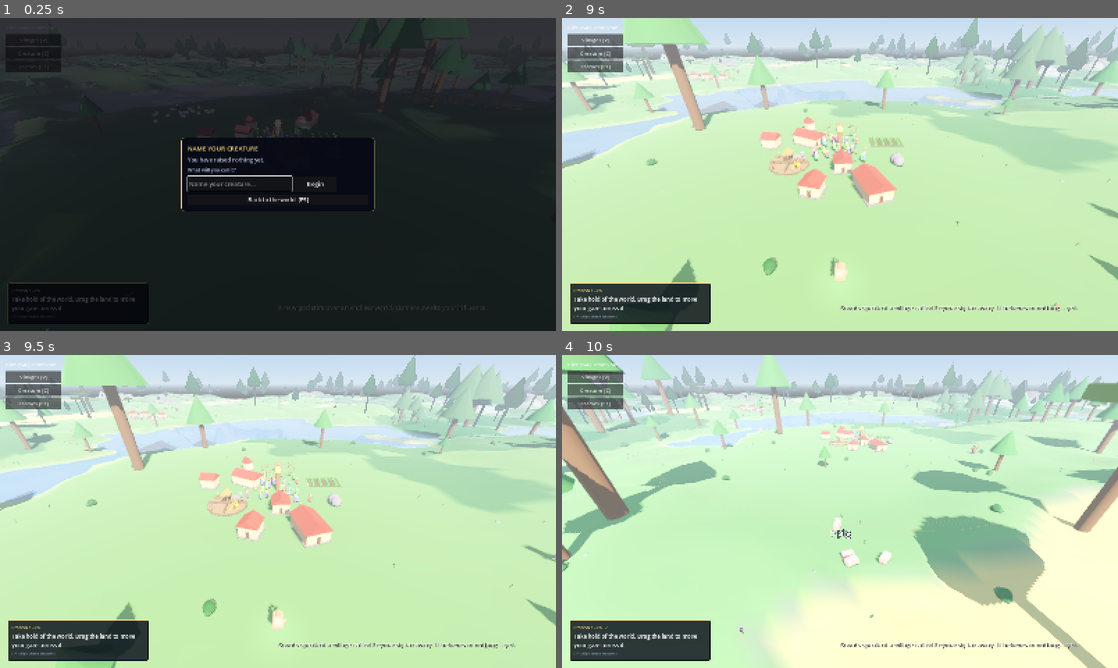
Above: before the commit, frames 1-4 (two rows, left to right).
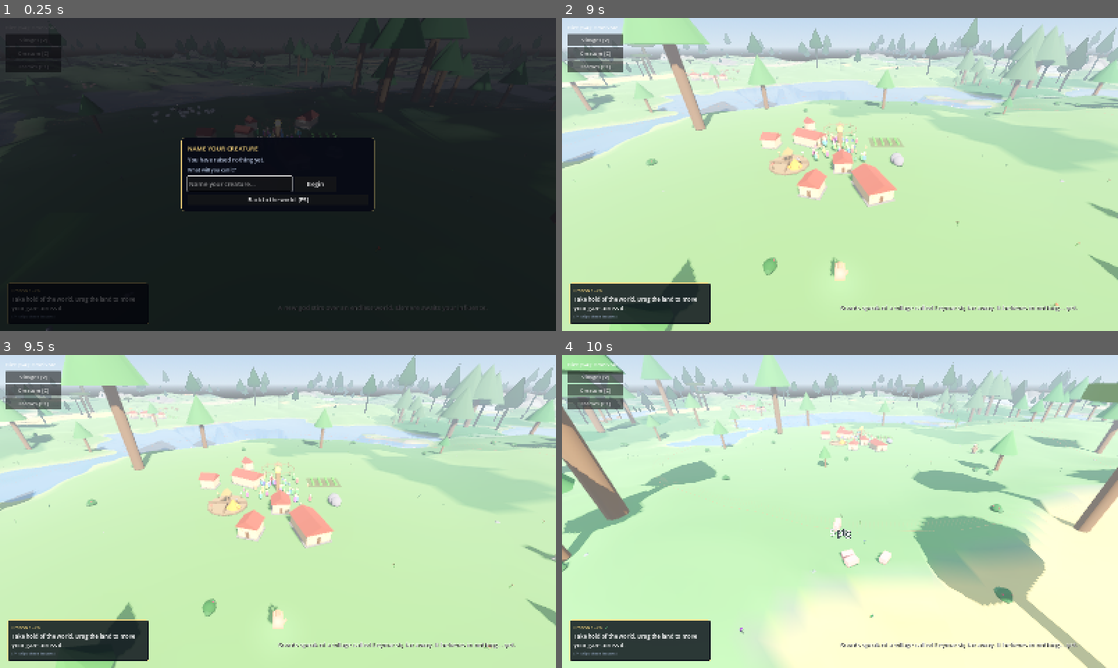
Above: after the commit, the same moments.

Repository: tjloman/tjloman
Game: Godot game, scene res://scenes/main.tscn
Two runs of this game, one before a commit and one after it. Both use one fixed random seed, a clock stepped at 60 frames per second and the inputs below.
Inputs (mouse positions are in pixels of both pictures, inside the frame that each line leads up to):
- Up to frame 1 (0.25 s): no input
- Up to frame 2 (9 s): click "Begin" at 0.5 s; click "Begin" at 1.25 s; click "Creature [C]" at 2 s; click "Frames [F7]" at 2.75 s; click "Villages [V]" at 3.5 s; click "Back to the world [F5]" at 4.25 s; tap Enter at 5, 6.5, 8 s; move the mouse to (962, 158) at 5.02 s; hold Right 5.03-5.75 s; hold S (cam_back) 5.03-5.75 s; click (962, 158) at 5.17 s; tap Space at 5.75, 7.25 s; drag from (728, 190) to (812, 237) at 5.77 s; move the mouse to (895, 105) at 6.52 s; hold Right 6.53-7.25 s; hold A (cam_left) 6.53-7.25 s; drag from (812, 237) to (673, 127) at 7.27 s; move the mouse to (1006, 221) at 8.02 s; hold Left 8.03-8.75 s; hold Q (cam_rotate_left) 8.03-8.75 s; click "Begin" at 8.75 s
- Up to frame 3 (9.5 s): no input
- Up to frame 4 (10 s): drag from (673, 464) to (756, 433) at 9.52 s

The runs differ from the first frame. In frame 2, 0.1% of the frame differs, in the area x 28-53%, y 19-49%; in frame 3, 0.1%; in frame 4, less than 0.1%.

Commit message:
Storehouse piles scale with fullness instead of rebuilding
The storehouse showed one mesh per unit, up to twelve a quarter, and on
every deposit, meal and withdrawal freed all of them and built them again
at fresh random spots: up to 48 nodes of churn and 48 draws, flickering
all day in the middle of every town.

Each quarter now has two fixed meshes, placed once. The pile grows with
the stock (from 30% of its size), and at half of FULL (120) the heaped
mesh takes over, staying until the stock falls to 40% so a town at the
line does not flick between them. Stock changes only ever write a scale
or a visibility flag.

All eight meshes are baked once for every storehouse, primitives welded
together with their UVs pinned to one cell of a shared 2x2 palette
texture (grain, meat, lumber, stone): one material, at most four draws
a storehouse. Hover still reads the exact counts.

tools/storehouse.py: 2000 changes at the heap line, 96,000 node rebuilds
before and none after; 46 heap swaps against 234 without the hysteresis;
checks break-tested. tri_budget declares the welded copies it cannot see.

Co-Authored-By: Claude Opus 5.5 <noreply@anthropic.com>
Claude-Session: https://claude.ai/code/session_01NqBKfyc5c6bViy6kUi2S7P

Diff:
--- a/scripts/world/food_store.gd
+++ b/scripts/world/food_store.gd
@@ -11,13 +11,34 @@
 ## resource-shaped that comes to rest on the platform is absorbed back in.
 
 const PLATFORM_RADIUS := 3.4
-const MAX_SHOWN := 12  # per resource; hover for exact counts
 const WITHDRAW_BUNDLE := 10  # units pulled per grab (a whole armful)
 
 const GRAIN_COLOR := Color(0.9, 0.6, 0.2)
 const MEAT_COLOR := Color(0.72, 0.22, 0.18)
 const LUMBER_COLOR := Color(0.55, 0.4, 0.25)
 const STONE_COLOR := Color(0.55, 0.54, 0.56)
+
+## WHAT THE PILES SHOW: how full each quarter is, and nothing more exact —
+## the hover gives the count. It used to show one mesh per unit, up to twelve
+## a quarter, freed and rebuilt at fresh random spots on EVERY deposit and
+## every meal: forty-eight nodes of churn and forty-eight draws, flickering
+## all day in the middle of every town. Now each quarter is two fixed meshes
+## that only ever change scale or visibility.
+##
+## A quarter's pile grows as it fills, and at HEAP_AT of FULL the heaped mesh
+## takes over. It stays heaped until the stock falls to HEAP_UNTIL, so a town
+## eating and banking right at the line does not flick between the two.
+const FULL := 120
+const HEAP_AT := 0.5
+const HEAP_UNTIL := 0.4
+## How big the growing pile starts, as a share of its size at HEAP_AT.
+const SMALLEST := 0.3
+## Where each quarter's pile stands: grain, meat, lumber, stone — the order of
+## the palette cells, and of the counts in `_show_stock`.
+const QUARTERS: Array[Vector3] = [
+	Vector3(1, 0, 1), Vector3(-1, 0, 1), Vector3(-1, 0, -1), Vector3(1, 0, -1)]
+const PILE_FROM_MIDDLE := 1.9
+const FLOOR_TOP := 0.35
 
 
 ## WHAT IT TAKES TO PULL THIS DOWN BY FORCE, against a villager's hundred.
@@ -31,6 +52,12 @@
 ## same minute and a half as a hut. See Kindling.tick.
 const MOST_HEALTH := 700.0
 
+## ONE MATERIAL for every pile in every town: a 2x2 texture, one texel a
+## resource, and each pile's UVs pinned to its own texel. Baked once.
+static var _palette: StandardMaterial3D = null
+static var _grow_mesh: Array[Mesh] = []
+static var _heap_mesh: Array[Mesh] = []
+
 var plant_food := 14
 var meat_food := 0
 var lumber := 6
@@ -39,7 +66,9 @@
 var health := MOST_HEALTH
 var kindling := Kindling.new()
 
-var _stack: Array[MeshInstance3D] = []
+var _grow: Array[MeshInstance3D] = []
+var _heap: Array[MeshInstance3D] = []
+var _heaped: Array[bool] = [false, false, false, false]
 var _intake: Area3D
 var _intake_time := 0.5
 
@@ -88,7 +117,8 @@
 	else:
 		_build_structure()
 
-	_refresh_stack()
+	_build_piles()
+	_show_stock()
 
 
 ## The procedural granary: a round market floor, quartering walls, a canopy
@@ -237,7 +267,7 @@
 			GameState.announce("The stone quarter is empty.")
 	if item == null:
 		return null
-	_refresh_stack()
+	_show_stock()
 	item.set_meta("no_deposit_until", GameState.clock + 2.5)
 	get_parent().add_child(item)
 	item.global_position = global_position + Vector3(0, 2.6, 0)
@@ -281,7 +311,7 @@
 			r.refresh_bundle()
 	if pulled:
 		item.set_meta("no_deposit_until", GameState.clock + 2.5)
-		_refresh_stack()
+		_show_stock()
 	return pulled
 
 
@@ -290,7 +320,7 @@
 		plant_food += amount
 	else:
 		meat_food += amount
-	_refresh_stack()
+	_show_stock()
 
 
 ## Takes up to `amount` food of the given type; returns how much was taken.
@@ -302,7 +332,7 @@
 	else:
 		taken = mini(amount, meat_food)
 		meat_food -= taken
-	_refresh_stack()
+	_show_stock()
 	return taken
 
 
@@ -330,12 +360,12 @@
 
 func add_lumber(amount: int) -> void:
 	lumber += amount
-	_refresh_stack()
+	_show_stock()
 
 
 func add_stone(amount: int) -> void:
 	stone += amount
-	_refresh_stack()
+	_show_stock()
 
 
 ## Spends lumber and stone together (for construction); false if short.
@@ -344,39 +374,179 @@
 		return false
 	lumber -= lumber_cost
 	stone -= stone_cost
-	_refresh_stack()
+	_show_stock()
 	return true
 
 
-## A spot inside a quadrant for the i-th item of a pile (4 per layer).
-func _pile_spot(dir: Vector3, i: int) -> Vector3:
-	var layer := floorf(i / 4.0)
-	return Vector3(
-		randf_range(0.7, PLATFORM_RADIUS - 0.9) * dir.x,
-		0.5 + layer * 0.34,
-		randf_range(0.7, PLATFORM_RADIUS - 0.9) * dir.z)
-
-
-func _refresh_stack() -> void:
-	for m in _stack:
-		m.queue_free()
-	_stack.clear()
-	for i in mini(plant_food, MAX_SHOWN):
-		_show(Util.sphere(0.22, GRAIN_COLOR, _pile_spot(Vector3(1, 0, 1), i)))
-	for i in mini(meat_food, MAX_SHOWN):
-		_show(Util.box(Vector3(0.3, 0.3, 0.3), MEAT_COLOR, _pile_spot(Vector3(-1, 0, 1), i)))
-	for i in mini(lumber, MAX_SHOWN):
-		var plank := Util.box(Vector3(1.1, 0.16, 0.3), LUMBER_COLOR,
-			_pile_spot(Vector3(-1, 0, -1), i))
-		plank.rotation_degrees.y = randf_range(-15, 15)
-		_show(plank)
-	for i in mini(stone, MAX_SHOWN):
-		_show(Util.box(Vector3(0.35, 0.3, 0.35), STONE_COLOR, _pile_spot(Vector3(1, 0, -1), i)))
-
-
-func _show(m: MeshInstance3D) -> void:
-	add_child(m)
-	_stack.append(m)
+## The two meshes of each quarter, placed once and never freed.
+func _build_piles() -> void:
+	if _palette == null:
+		_bake()
+	for q in QUARTERS.size():
+		var at := QUARTERS[q].normalized() * PILE_FROM_MIDDLE + Vector3(0, FLOOR_TOP, 0)
+		_grow.append(_place_pile(_grow_mesh[q], at))
+		_heap.append(_place_pile(_heap_mesh[q], at))
+
+
+func _place_pile(mesh: Mesh, at: Vector3) -> MeshInstance3D:
+	var shown := MeshInstance3D.new()
+	shown.mesh = mesh
+	shown.material_override = _palette
+	shown.position = at
+	shown.visible = false
+	add_child(shown)
+	return shown
+
+
+## HOW FULL, SHOWN. Writes only what changed: a scale or a visibility flag,
+## never a node.
+func _show_stock() -> void:
+	if _grow.is_empty():
+		return                       # before _ready: a save loading into it
+	var counts: Array[int] = [plant_food, meat_food, lumber, stone]
+	for q in QUARTERS.size():
+		var fill := clampf(float(counts[q]) / float(FULL), 0.0, 1.0)
+		_heaped[q] = fill >= (HEAP_UNTIL if _heaped[q] else HEAP_AT)
+		var growing := counts[q] > 0 and not _heaped[q]
+		if _heap[q].visible != _heaped[q]:
+			_heap[q].visible = _heaped[q]
+		if _grow[q].visible != growing:
+			_grow[q].visible = growing
+		if growing:
+			var size := lerpf(SMALLEST, 1.0, clampf(fill / HEAP_AT, 0.0, 1.0))
+			_grow[q].scale = Vector3(size, size, size)
+
+
+## The palette and all eight meshes, for every storehouse there will ever be.
+static func _bake() -> void:
+	var img := Image.create(2, 2, false, Image.FORMAT_RGB8)
+	img.set_pixel(0, 0, GRAIN_COLOR)
+	img.set_pixel(1, 0, MEAT_COLOR)
+	img.set_pixel(0, 1, LUMBER_COLOR)
+	img.set_pixel(1, 1, STONE_COLOR)
+	var skin := StandardMaterial3D.new()
+	skin.albedo_texture = ImageTexture.create_from_image(img)
+	skin.texture_filter = BaseMaterial3D.TEXTURE_FILTER_NEAREST
+	_palette = Util.lit(skin)
+	_grow_mesh = _bake_grow()
+	_heap_mesh = _bake_heaps()
+
+
+## FILLING: a mound of grain, a few joints, a few planks, a few stones — each
+## drawn at its size at HEAP_AT and scaled down from there.
+static func _bake_grow() -> Array[Mesh]:
+	var mound := SphereMesh.new()
+	mound.radius = 1.0
+	mound.height = 1.0
+	mound.radial_segments = 10
+	mound.rings = 4
+	mound.is_hemisphere = true
+	var joint := BoxMesh.new()
+	joint.size = Vector3(0.45, 0.4, 0.45)
+	var plank := BoxMesh.new()
+	plank.size = Vector3(1.5, 0.18, 0.32)
+	var lump := SphereMesh.new()
+	lump.radius = 0.36
+	lump.height = 0.5
+	lump.radial_segments = 6
+	lump.rings = 3
+	var out: Array[Mesh] = []
+	out.append(_weld([[mound, _at(Vector3.ZERO, Vector3(1.0, 0.8, 1.0))]], 0))
+	out.append(_weld([[joint, _at(Vector3(-0.3, 0.2, 0.2))], [joint, _at(Vector3(0.3, 0.2, -0.1))],
+		[joint, _at(Vector3(0.0, 0.6, 0.05))]], 1))
+	out.append(_weld([[plank, _at(Vector3(0, 0.09, -0.36))], [plank, _at(Vector3(0, 0.09, 0.0))],
+		[plank, _at(Vector3(0, 0.09, 0.36))]], 2))
+	out.append(_weld([[lump, _at(Vector3(-0.35, 0.2, 0.15))], [lump, _at(Vector3(0.35, 0.2, 0.1))],
+		[lump, _at(Vector3(0.0, 0.5, -0.1))]], 3))
+	return out
+
+
+## ALL THE WAY HEAPED: one static mesh a quarter, drawn from HEAP_AT up.
+static func _bake_heaps() -> Array[Mesh]:
+	var cone := CylinderMesh.new()
+	cone.top_radius = 0.12
+	cone.bottom_radius = 1.25
+	cone.height = 1.5
+	cone.radial_segments = 10
+	cone.rings = 0
+	var sack := SphereMesh.new()
+	sack.radius = 0.3
+	sack.height = 0.6
+	sack.radial_segments = 8
+	sack.rings = 4
+	var joint := BoxMesh.new()
+	joint.size = Vector3(0.45, 0.4, 0.45)
+	var plank := BoxMesh.new()
+	plank.size = Vector3(1.5, 0.18, 0.32)
+	var lump := SphereMesh.new()
+	lump.radius = 0.36
+	lump.height = 0.5
+	lump.radial_segments = 6
+	lump.rings = 3
+	var grain: Array = [[cone, _at(Vector3(0, 0.75, 0))]]
+	for a: float in [0.4, 2.5, 4.4]:
+		grain.append([sack, _at(Vector3(cos(a), 0.3, sin(a)) * Vector3(1.1, 1.0, 1.1))])
+	var meat: Array = []
+	var cairn: Array = []
+	for spot: Vector3 in [Vector3(-0.3, 0, -0.3), Vector3(0.3, 0, -0.3), Vector3(-0.3, 0, 0.3),
+			Vector3(0.3, 0, 0.3), Vector3(0, 0.4, -0.15), Vector3(0, 0.4, 0.25), Vector3(0.05, 0.8, 0)]:
+		meat.append([joint, _at(spot * Vector3(1.4, 1.0, 1.4) + Vector3(0, 0.2, 0))])
+		cairn.append([lump, _at(spot * Vector3(1.8, 0.85, 1.8) + Vector3(0, 0.2, 0))])
+	var stack: Array = []
+	for layer in 4:
+		for row in 3:
+			var across := Vector3(0, 0.09 + layer * 0.18, (row - 1) * 0.4)
+			var turn := PI * 0.5 * float(layer % 2)
+			stack.append([plank, Transform3D(Basis(Vector3.UP, turn), Basis(Vector3.UP, turn) * across)])
+	var out: Array[Mesh] = []
+	out.append(_weld(grain, 0))
+	out.append(_weld(meat, 1))
+	out.append(_weld(stack, 2))
+	out.append(_weld(cairn, 3))
+	return out
+
+
+static func _at(pos: Vector3, stretch := Vector3.ONE) -> Transform3D:
+	return Transform3D(Basis.from_scale(stretch), pos)
+
+
+## WELD PARTS INTO ONE MESH, every vertex's UV pinned to the centre of palette
+## cell `cell` (0 grain, 1 meat, 2 lumber, 3 stone). One draw, one material.
+static func _weld(parts: Array, cell: int) -> ArrayMesh:
+	var uv := Vector2(float(cell % 2) * 0.5 + 0.25, float(cell >> 1) * 0.5 + 0.25)
+	var verts := PackedVector3Array()
+	var norms := PackedVector3Array()
+	var uvs := PackedVector2Array()
+	var index := PackedInt32Array()
+	for part: Array in parts:
+		var arrays := (part[0] as Mesh).surface_get_arrays(0)
+		var place: Transform3D = part[1]
+		var bend := place.basis.inverse().transposed()
+		var base := verts.size()
+		var their: PackedVector3Array = arrays[Mesh.ARRAY_VERTEX]
+		for v: Vector3 in their:
+			verts.append(place * v)
+			uvs.append(uv)
+		var their_normals: PackedVector3Array = arrays[Mesh.ARRAY_NORMAL]
+		for n: Vector3 in their_normals:
+			norms.append((bend * n).normalized())
+		var order = arrays[Mesh.ARRAY_INDEX]
+		if order == null:
+			for i in their.size():
+				index.append(base + i)
+		else:
+			var their_order: PackedInt32Array = order
+			for i: int in their_order:
+				index.append(base + i)
+	var welded := []
+	welded.resize(Mesh.ARRAY_MAX)
+	welded[Mesh.ARRAY_VERTEX] = verts
+	welded[Mesh.ARRAY_NORMAL] = norms
+	welded[Mesh.ARRAY_TEX_UV] = uvs
+	welded[Mesh.ARRAY_INDEX] = index
+	var mesh := ArrayMesh.new()
+	mesh.add_surface_from_arrays(Mesh.PRIMITIVE_TRIANGLES, welded)
+	return mesh
 
 
 func hover_text() -> String:
Not shown, added: tools/storehouse.py
Not shown, changed: tools/tri_budget.py
